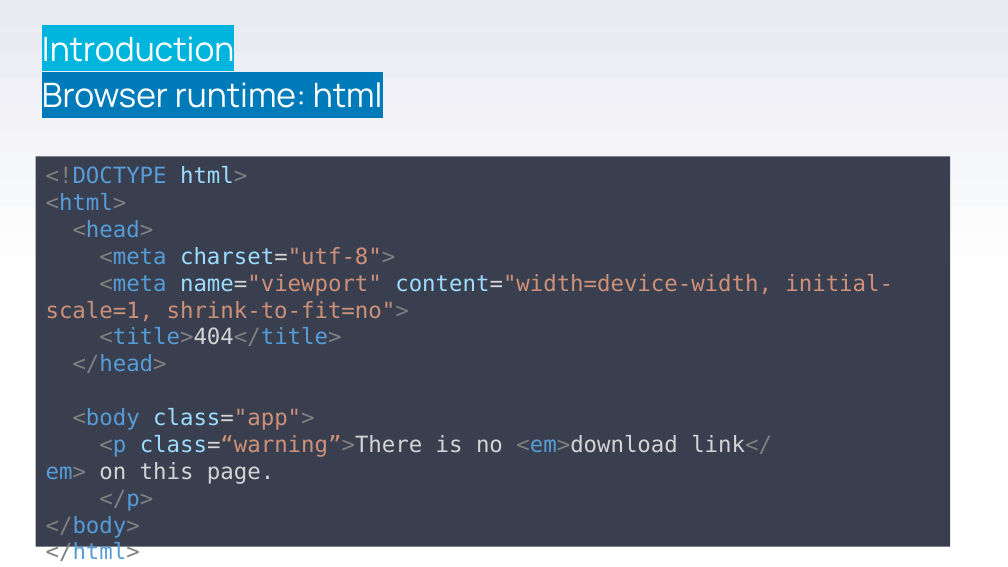
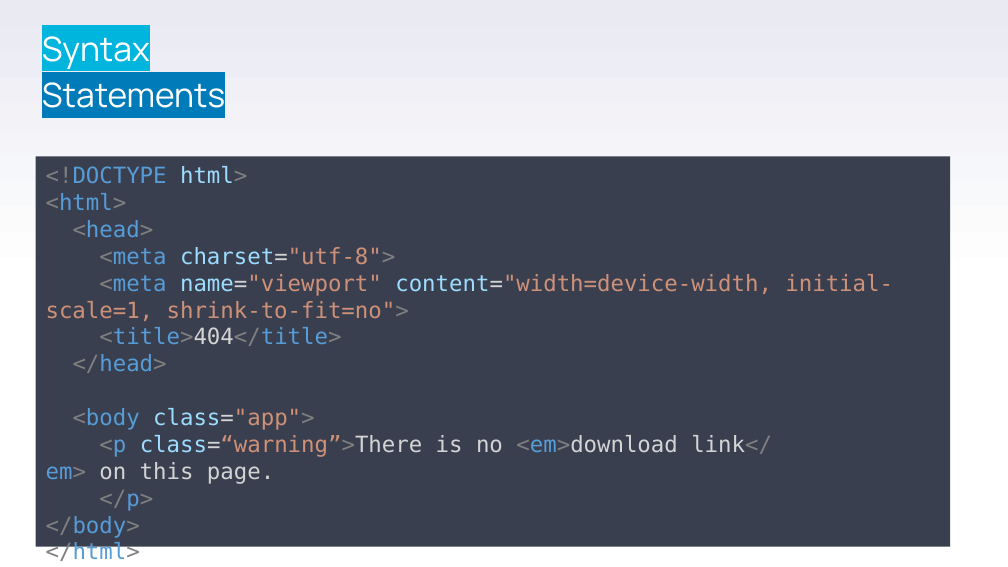
Before and after one commit to stefanofiorenza/KNITS, a slide deck: slide 4 of Programs/Trainings/01-FE/BasicJS/KNITS-Syntax.pptx. Drawn at 1008x567 pixels with LibreOffice and Linux fonts; fonts in the diff are those of the drawing; background and template pictures are left out. Boxes give left, top, right and bottom in pixels: in the first picture for what was removed or moved away, otherwise in the second. Text is boxed around its words. In the diff, an @@ line names an element or a change of style, - is before the commit and + after.

Commit message:
Slides JS

```diff
--- a/Programs/Trainings/01-FE/BasicJS/KNITS-Syntax.pptx
+++ b/Programs/Trainings/01-FE/BasicJS/KNITS-Syntax.pptx
@@ text at (x1=42, y1=36, x2=225, y2=108): text changed @@
-Introduction
-Browser runtime: html
+Syntax
+Statements
```
Also in this commit, not shown: 18 slides added, 44 slides removed, 7 other files.
